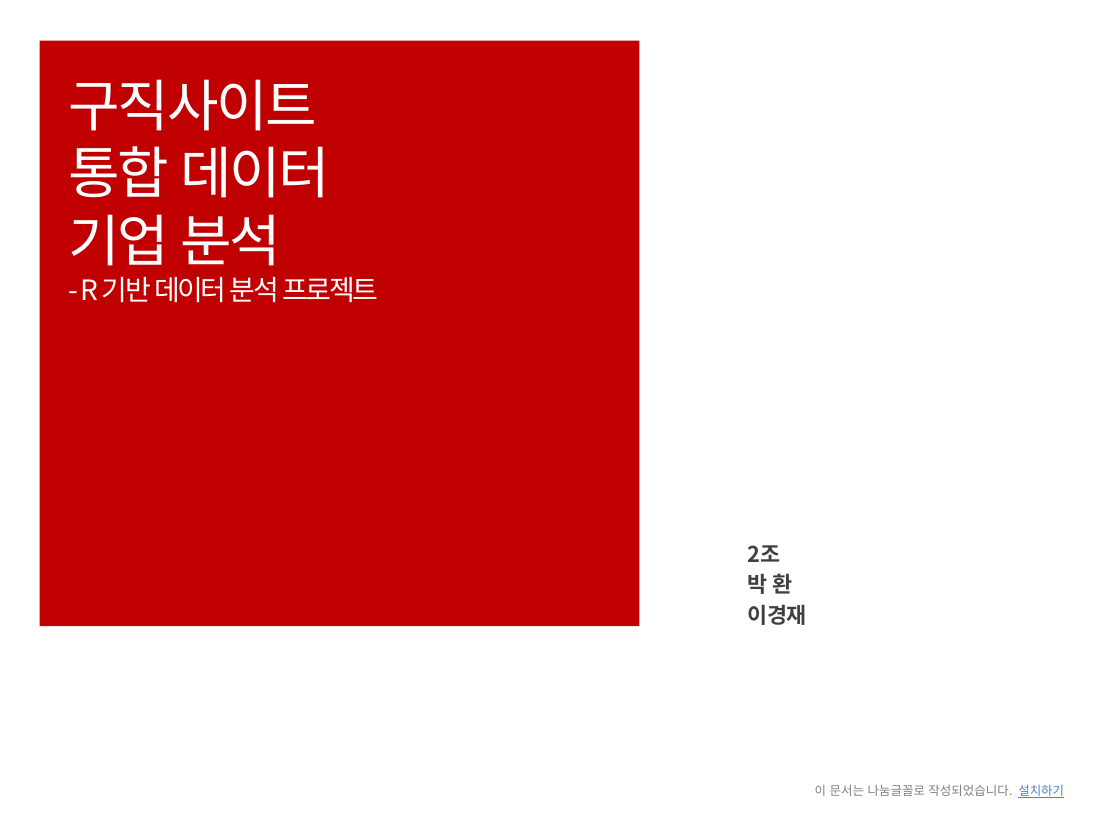
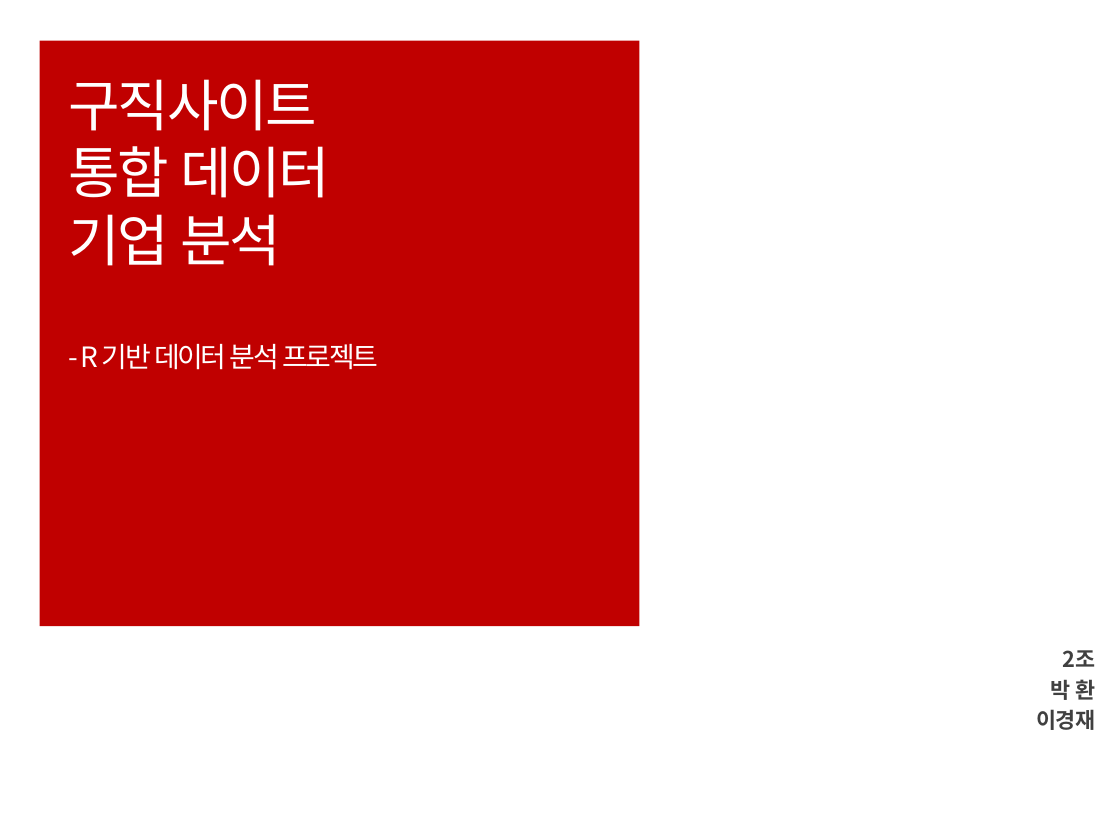
Before and after one commit to ParkHwan/R-studio, a slide deck: slide 1 of project/최종 발표자료.pptx. Drawn at 1120x840 pixels with LibreOffice and Linux fonts; fonts in the diff are those of the drawing. Boxes give left, top, right and bottom in pixels: in the first picture for what was removed or moved away, otherwise in the second. Text is boxed around its words. In the diff, an @@ line names an element or a change of style, - is before the commit and + after.

```diff
--- a/project/최종 발표자료.pptx
+++ b/project/최종 발표자료.pptx
@@ title "구직사이트 통합 데이터 기업 분석 ..." at (69, 79, 378, 370): font Noto Sans CJK KR to Noto Sans CJK JP @@
@@ subtitle "2조": place and size @@
-subtitle "2조" at (748, 545, 807, 625)
+subtitle "2조" at (1036, 650, 1096, 730)
@@ subtitle "2조" at (1036, 650, 1096, 730): font Noto Sans CJK KR to Noto Sans CJK JP; alignment left to right @@
@@ text removed at (815, 784, 1064, 798) @@
-이 문서는 나눔글꼴로 작성되었습니다. 설치하기
```
Also in this commit, not shown: 32 other slides changed, 2 slides added.
